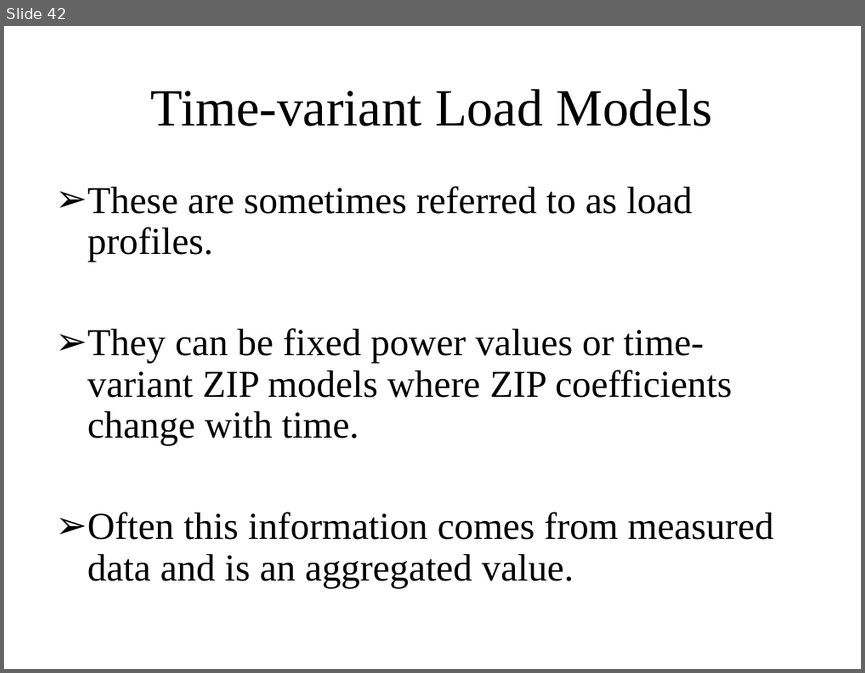
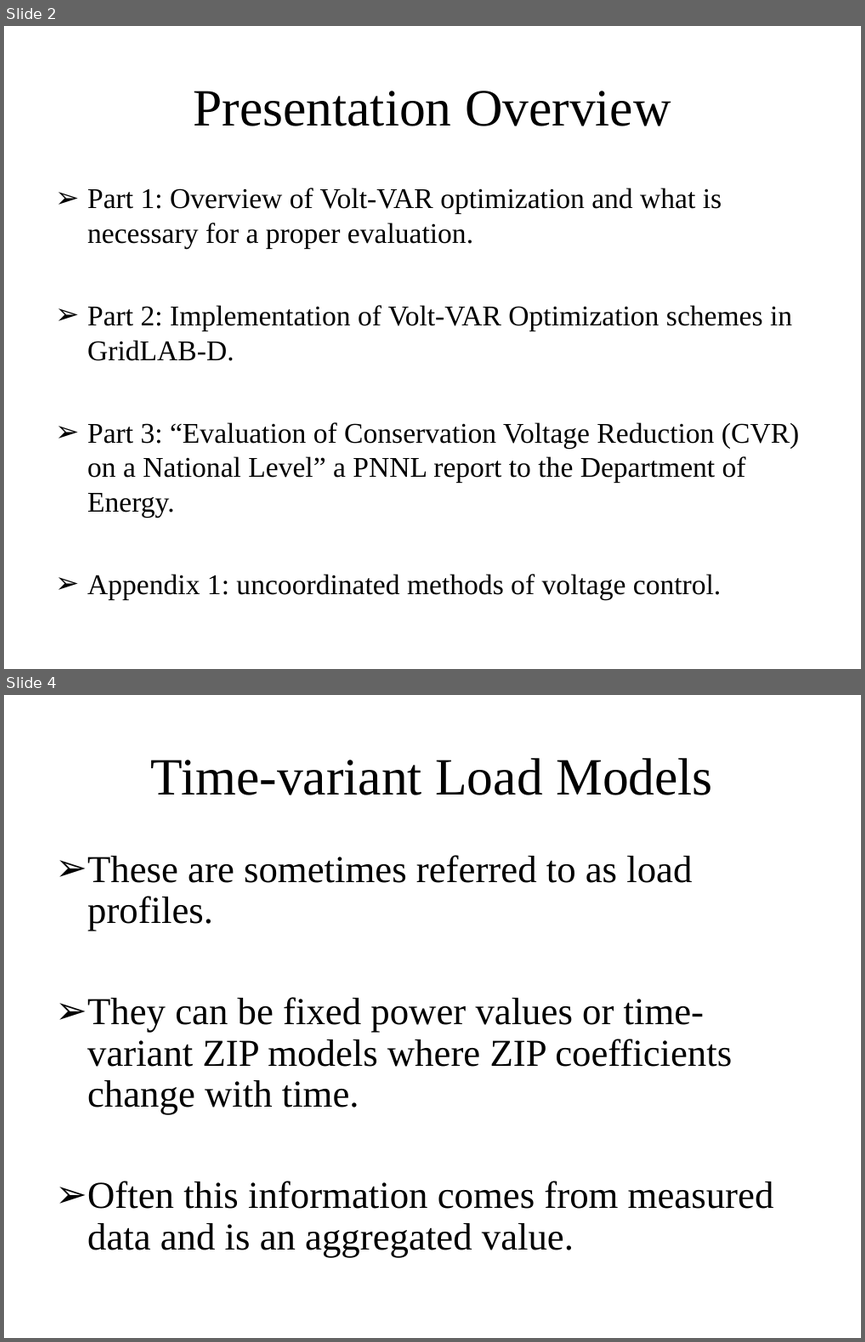
Before and after one commit to gridlab-d/course, a slide deck: Distribution_Analysis_Course/2.0 - CVR.ppt. Shown one above the other, each under a label of ours: slide 42 before the commit, slides 2 and 4 after it; the slides between them are not shown. The pictures are 865x673 and 865x1342 pixels, drawn with LibreOffice and Linux fonts; fonts in the diff are those of the drawing. Boxes give left, top, right and bottom in pixels: in the first picture for what was removed or moved away, otherwise in the second. Text is boxed around its words. In the diff, an @@ line names an element or a change of style, - is before the commit and + after.

```diff
--- a/Distribution_Analysis_Course/2.0 - CVR.ppt
+++ b/Distribution_Analysis_Course/2.0 - CVR.ppt
@@ slide 2 added at bbox=[4, 26, 861, 669], background #FFFFFF @@
@@ title added at bbox=[193, 91, 671, 126], 44 pt, text #000000 @@
+Presentation Overview
@@ text added at bbox=[87, 188, 799, 600], 24 pt, text #000000 @@
+➢ Part 1: Overview of Volt-VAR optimization and what is necessary for a proper evaluation.
+➢ Part 2: Implementation of Volt-VAR Optimization schemes in GridLAB-D.
+➢ Part 3: “Evaluation of Conservation Voltage Reduction (CVR) on a National Level” a PNNL report to the Department of Energy.
+➢ Appendix 1: uncoordinated methods of voltage control.
@@ what was slide 42 is now slide 4 @@
```
Also in this commit, not shown: 3 slides changed, 3 other slides added, 3 slides removed.
